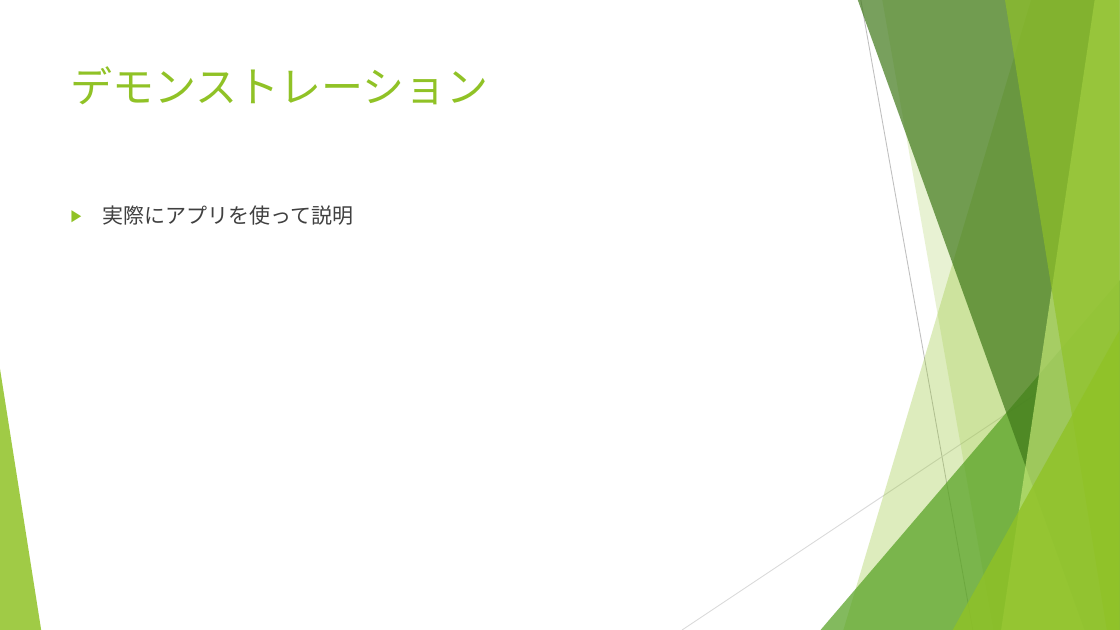
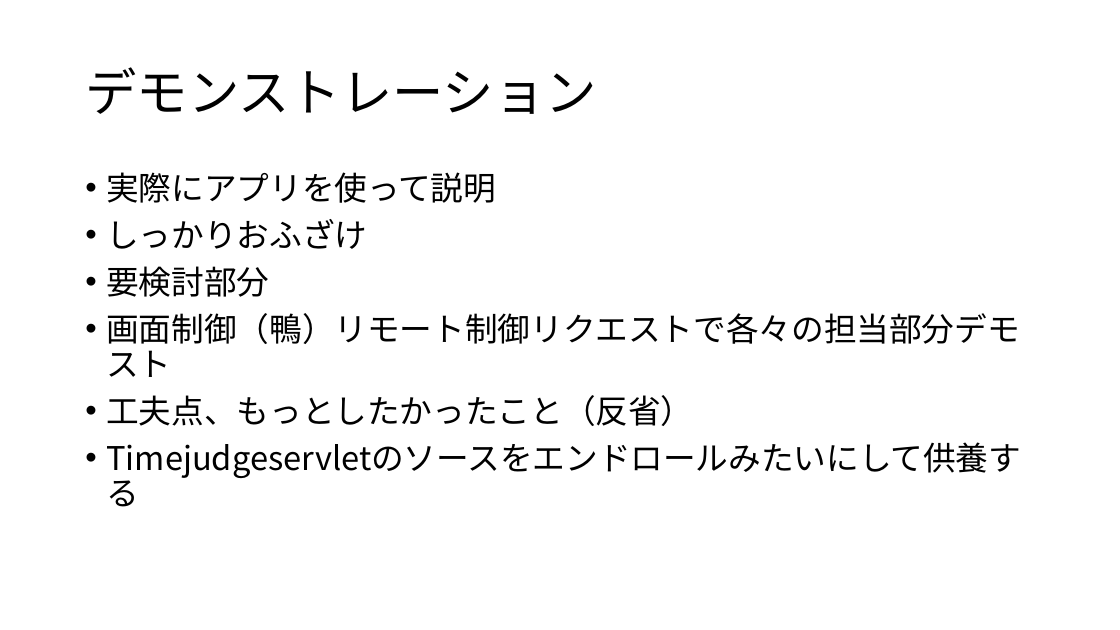
Before and after one commit to dojo2022/F-2, a slide deck: slide 15 of doc/いもけつ発表資料.pptx (slide 9 before the commit). Drawn at 1120x630 pixels with LibreOffice and Linux fonts; fonts in the diff are those of the drawing. Boxes give left, top, right and bottom in pixels: in the first picture for what was removed or moved away, otherwise in the second. Text is boxed around its words. In the diff, an @@ line names an element or a change of style, - is before the commit and + after.

```diff
--- a/doc/いもけつ発表資料.pptx
+++ b/doc/いもけつ発表資料.pptx
@@ title "デモンストレーション": place and size @@
-title "デモンストレーション" at box(71, 66, 489, 105)
+title "デモンストレーション" at box(85, 67, 596, 114)
@@ title "デモンストレーション" at box(85, 67, 596, 114): size 36 to 44 pt, font Cabin to Noto Sans CJK JP, text colour #90C226 to #000000; line spacing 1 to 0.9; vertical alignment top to middle @@
@@ text "実際にアプリを使って説明": place and size @@
-text "実際にアプリを使って説明" at box(102, 205, 353, 225)
+text "実際にアプリを使って説明" at box(106, 172, 1019, 426)
@@ text at box(106, 172, 496, 203): size 18 to 28 pt, font Cabin to Noto Sans CJK JP, text colour #404040 to #000000 in "実際にアプリを使って説明"; bullet ▶ to •; line spacing 1 to 0.9 @@
@@ text at box(106, 219, 1019, 426): paragraphs added @@
+• しっかりおふざけ
+• 要検討部分
+• 画面制御（鴨）リモート制御リクエストで各々の担当部分デモスト
+• 工夫点、もっとしたかったこと（反省）
+• Timejudgeservletのソースをエンドロールみたいにして供養する
@@ group removed at box(0, 0, 1120, 630): 5 freeform shapes, 3 triangles, 2 lines @@
```
Also in this commit, not shown: 2 other slides changed, 18 slides added, 8 slides removed.
